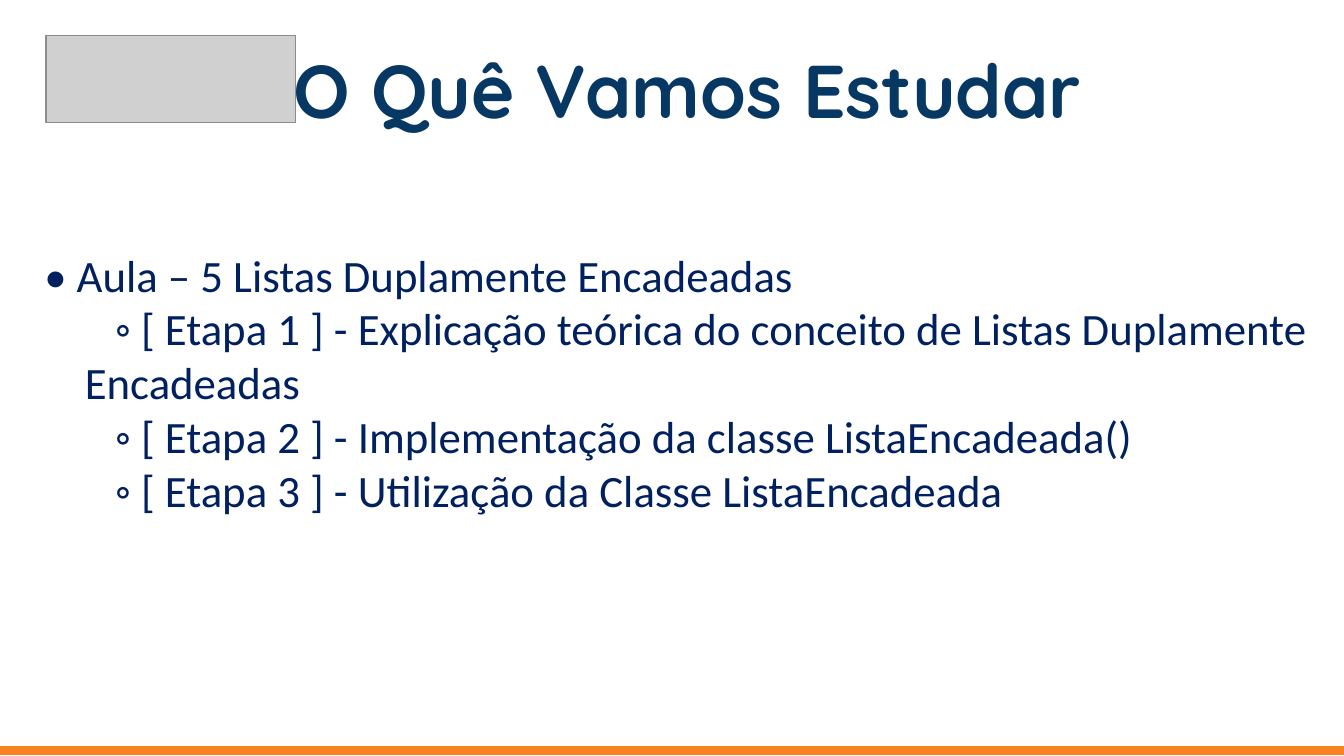
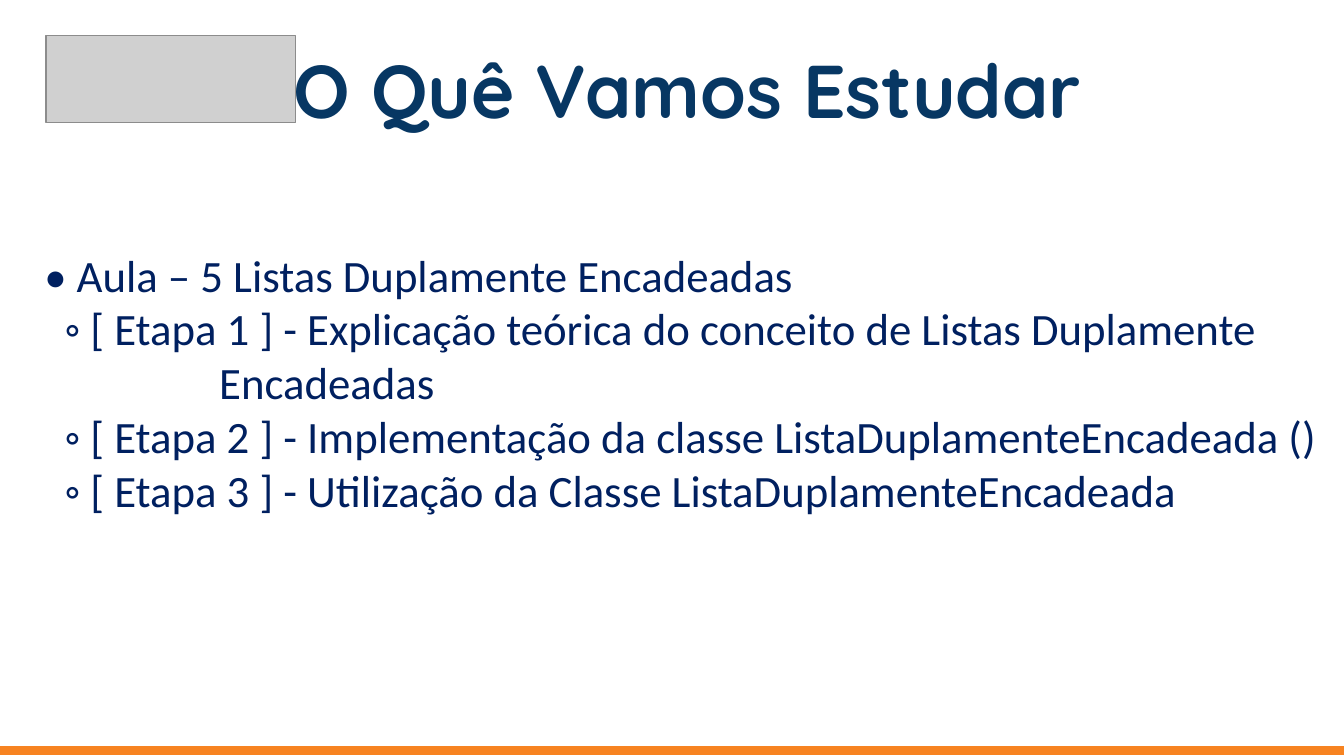
Before and after one commit to jrdutra/estruturaDeDadosJavaDio, a slide deck: slide 15 of apresentacoes/Aula-1/Etapa1-Apresentacao/Etapa1.pptx. Drawn at 1344x756 pixels with LibreOffice and Linux fonts; fonts in the diff are those of the drawing; grey boxes stand for pictures. Boxes give left, top, right and bottom in pixels: in the first picture for what was removed or moved away, otherwise in the second. Text is boxed around its words. In the diff, an @@ line names an element or a change of style, - is before the commit and + after.

Commit message:
Ementa do curso e atualização de etapas

```diff
--- a/apresentacoes/Aula-1/Etapa1-Apresentacao/Etapa1.pptx
+++ b/apresentacoes/Aula-1/Etapa1-Apresentacao/Etapa1.pptx
@@ text at (114, 422, 1278, 515): text changed @@
-◦ [ Etapa 2 ] - Implementação da classe ListaEncadeada()
-◦ [ Etapa 3 ] - Utilização da Classe ListaEncadeada
+◦ [ Etapa 2 ] - Implementação da classe ListaDuplamenteEncadeada ()
+◦ [ Etapa 3 ] - Utilização da Classe ListaDuplamenteEncadeada
```
Also in this commit, not shown: 1 other slide changed, 2 other files.
